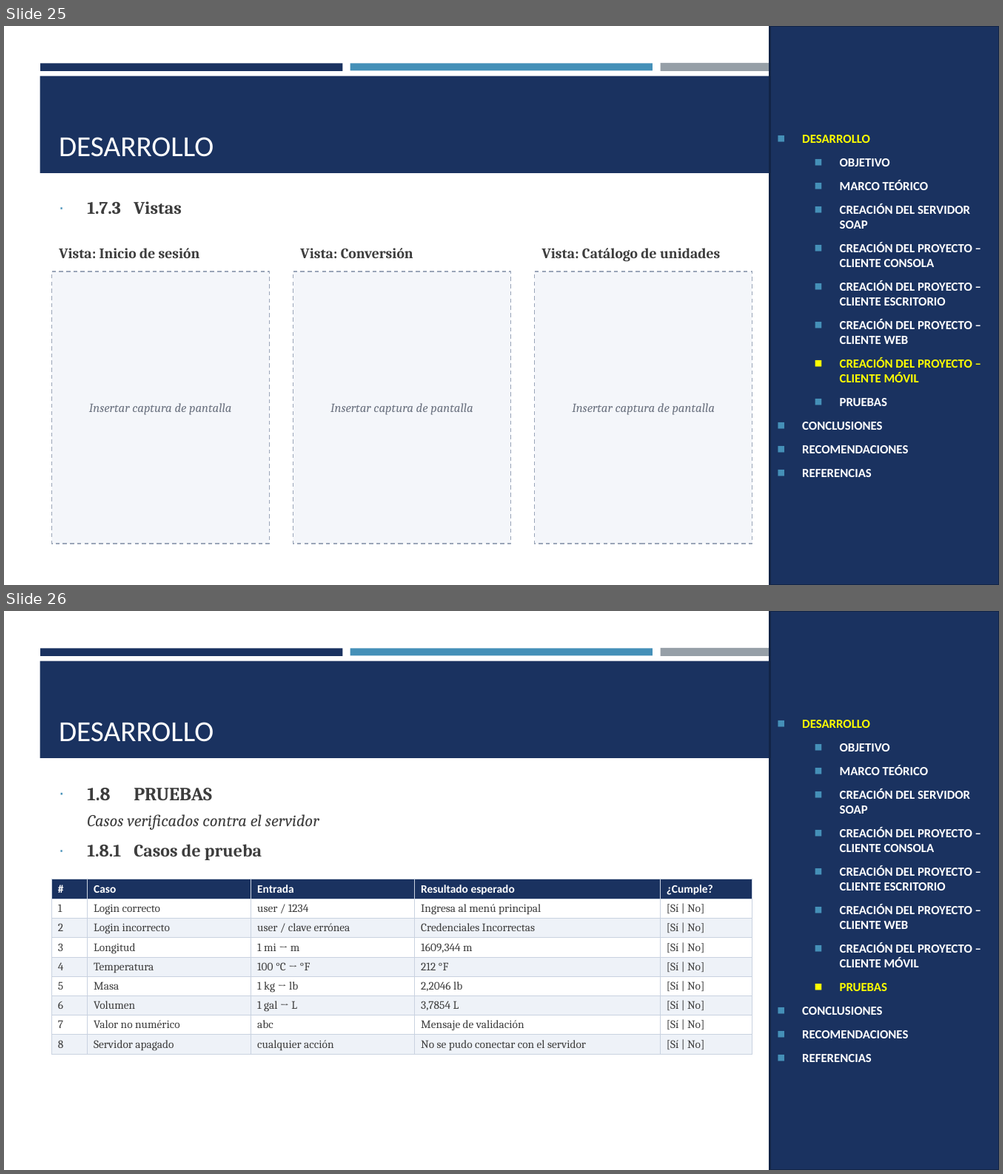
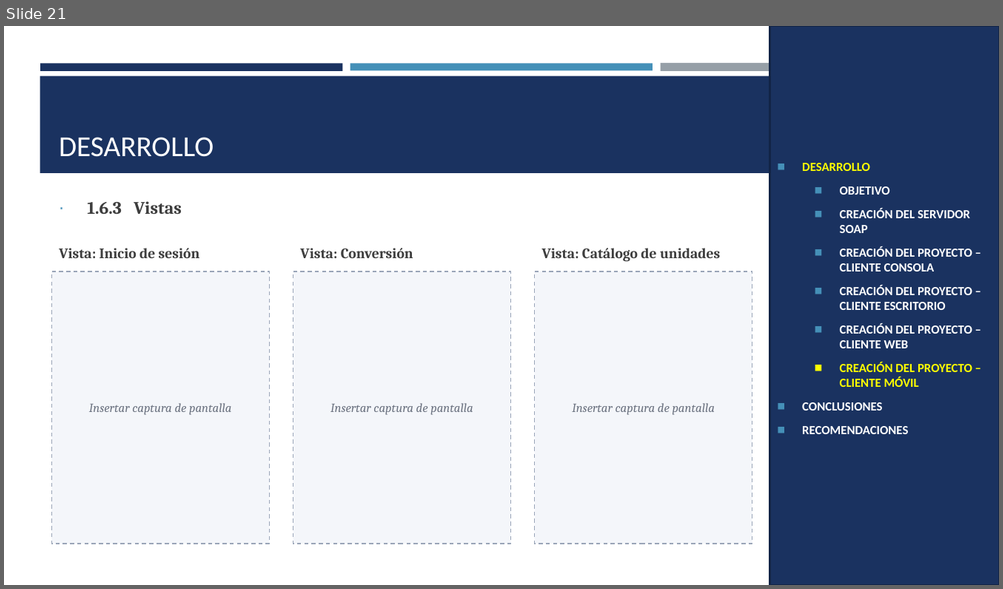
Before and after one commit to IMarcusDev/TI.1.2.-PAO202651_SOAP_DOTNET_SINBDD_NRC_36883_GR04, a slide deck: 05. DOCUMENTACION/PRESENTACION TI.1.2. SOAP sin BDD en DOTNET GR4.pptx. Shown one above the other, each under a label of ours: slides 25 and 26 before the commit, slide 21 after it. The pictures are 1003x1174 and 1003x589 pixels, drawn with LibreOffice and Linux fonts; fonts in the diff are those of the drawing. Boxes give left, top, right and bottom in pixels: in the first picture for what was removed or moved away, otherwise in the second. Text is boxed around its words. In the diff, an @@ line names an element or a change of style, - is before the commit and + after.

```diff
--- a/05. DOCUMENTACION/PRESENTACION TI.1.2. SOAP sin BDD en DOTNET GR4.pptx
+++ b/05. DOCUMENTACION/PRESENTACION TI.1.2. SOAP sin BDD en DOTNET GR4.pptx
@@ slide 26 removed at [4, 611, 999, 1170], background #FFFFFF; not listed: 4 template elements that a slide beside it also shows @@
@@ rectangle removed at [769, 611, 999, 1170] @@
-◼ DESARROLLO
-  ◼ OBJETIVO
-  ◼ MARCO TEÓRICO
-  ◼ CREACIÓN DEL SERVIDOR SOAP
-  ◼ CREACIÓN DEL PROYECTO – CLIENTE CONSOLA
-  ◼ CREACIÓN DEL PROYECTO – CLIENTE ESCRITORIO
-  ◼ CREACIÓN DEL PROYECTO – CLIENTE WEB
-  ◼ CREACIÓN DEL PROYECTO – CLIENTE MÓVIL
-  ◼ PRUEBAS
-◼ CONCLUSIONES
-◼ RECOMENDACIONES
-◼ REFERENCIAS
@@ title removed at [59, 722, 213, 742] @@
-DESARROLLO
@@ text removed at [87, 788, 319, 860] @@
-∙ 1.8 PRUEBAS
-Casos verificados contra el servidor
-∙ 1.8.1 Casos de prueba
@@ table removed at [52, 879, 751, 1065], 9 rows, 5 columns @@
-# | Caso | Entrada | Resultado esperado | ¿Cumple?
-1 | Login correcto | user / 1234 | Ingresa al menú principal | [Sí | No]
-2 | Login incorrecto | user / clave errónea | Credenciales Incorrectas | [Sí | No]
-3 | Longitud | 1 mi → m | 1609,344 m | [Sí | No]
-4 | Temperatura | 100 °C → °F | 212 °F | [Sí | No]
-5 | Masa | 1 kg → lb | 2,2046 lb | [Sí | No]
-6 | Volumen | 1 gal → L | 3,7854 L | [Sí | No]
-7 | Valor no numérico | abc | Mensaje de validación | [Sí | No]
-8 | Servidor apagado | cualquier acción | No se pudo conectar con el servidor | [Sí | No]
@@ what was slide 25 is now slide 21 @@
@@ slide 21 changed as well @@
@@ text in rectangle at [839, 181, 928, 190]: paragraph removed @@
-  ◼ MARCO TEÓRICO
@@ text at [87, 201, 182, 214]: text changed @@
-∙ 1.7.3 Vistas
+∙ 1.6.3 Vistas
@@ text in rectangle at [839, 398, 887, 406]: paragraph removed @@
-  ◼ PRUEBAS
@@ text in rectangle at [802, 469, 871, 477]: paragraph removed @@
-◼ REFERENCIAS
```
Also in this commit, not shown: 21 other slides changed, 6 other slides removed.
